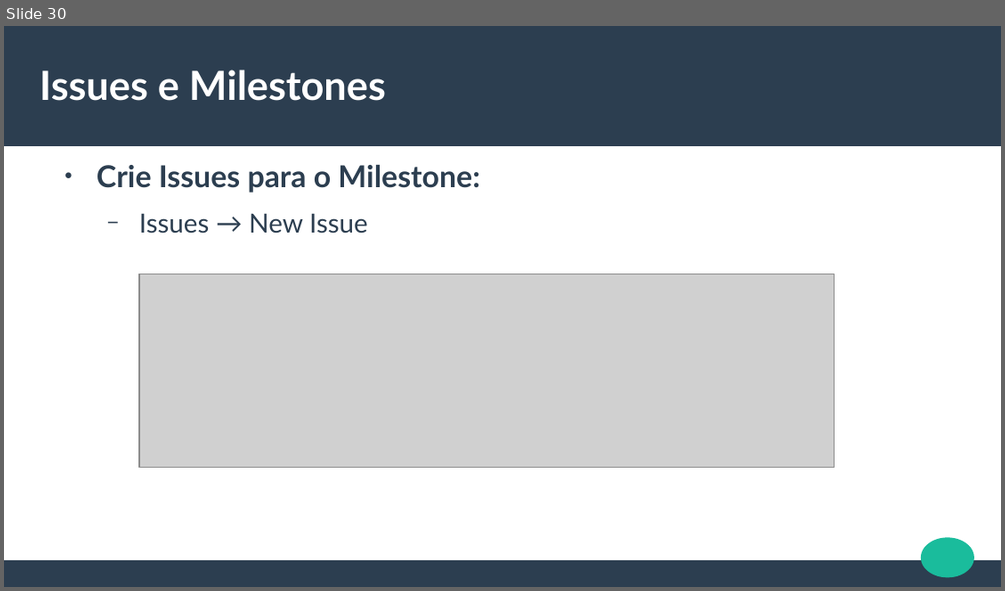
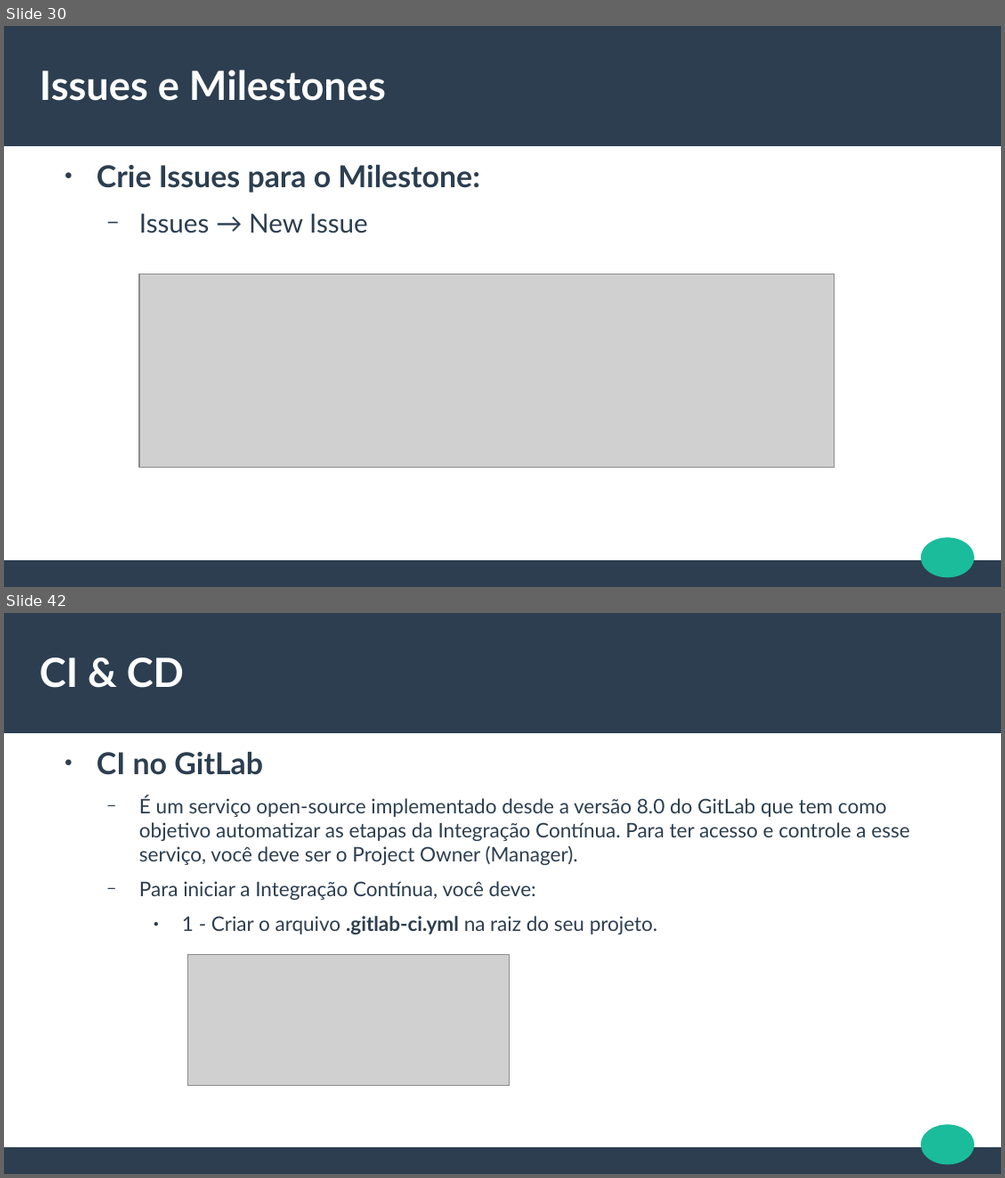
Before and after one commit to jeffersoncarvalho/aps-2020_2, a slide deck: SLIDES/ODP/3NA-EXTRA-GitLab.odp. Shown one above the other, each under a label of ours: slide 30 before the commit, slides 30 and 42 after it; the slides between them are not shown. The pictures are 1005x591 and 1005x1178 pixels, drawn with LibreOffice and Linux fonts; fonts in the diff are those of the drawing; grey boxes stand for pictures. Boxes give left, top, right and bottom in pixels: in the first picture for what was removed or moved away, otherwise in the second. Text is boxed around its words. In the diff, an @@ line names an element or a change of style, - is before the commit and + after.

Commit message:
curso de gitlab

```diff
--- a/SLIDES/ODP/3NA-EXTRA-GitLab.odp
+++ b/SLIDES/ODP/3NA-EXTRA-GitLab.odp
@@ slide 42 added at <box>4,613,1001,1174</box>, background #FFFFFF; not listed: 3 template elements that a slide beside it also shows @@
@@ title added at <box>40,657,184,688</box>, 32 pt, text #FFFFFF, bold @@
+CI & CD
@@ text added at <box>97,752,909,934</box>, 16 pt, text #2C3E50 @@
+● CI no GitLab
+  − É um serviço open-source implementado desde a versão 8.0 do GitLab que tem como objetivo automatizar as etapas da Integração Contínua. Para ter acesso e controle a esse serviço, você deve ser o Project Owner (Manager).
+  − Para iniciar a Integração Contínua, você deve:
+    ● 1 - Criar o arquivo .gitlab-ci.yml na raiz do seu projeto.
@@ picture added at <box>187,955,510,1086</box> @@
```
Also in this commit, not shown: 6 slides changed, 14 other slides added, 1 slide removed, 1 other file.
